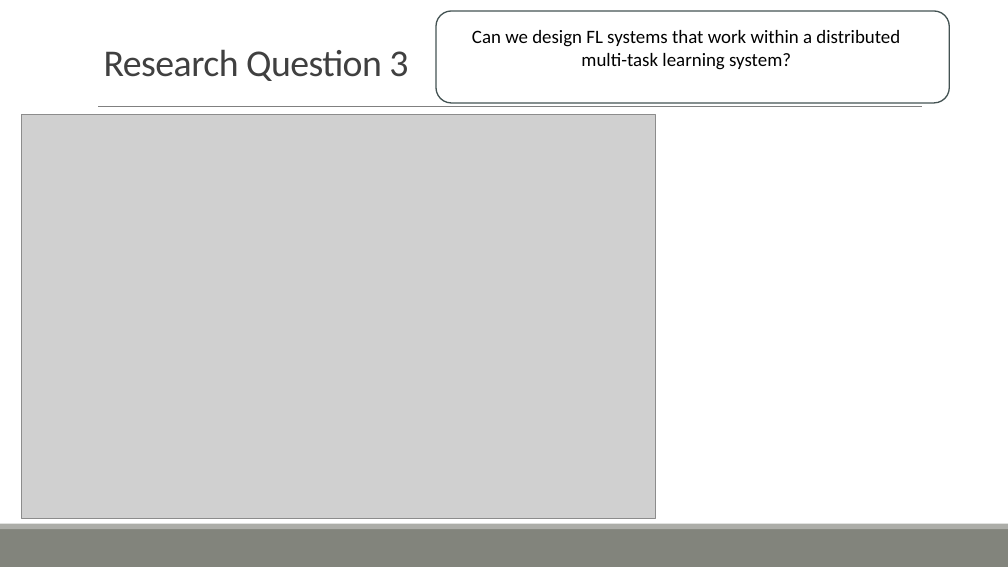
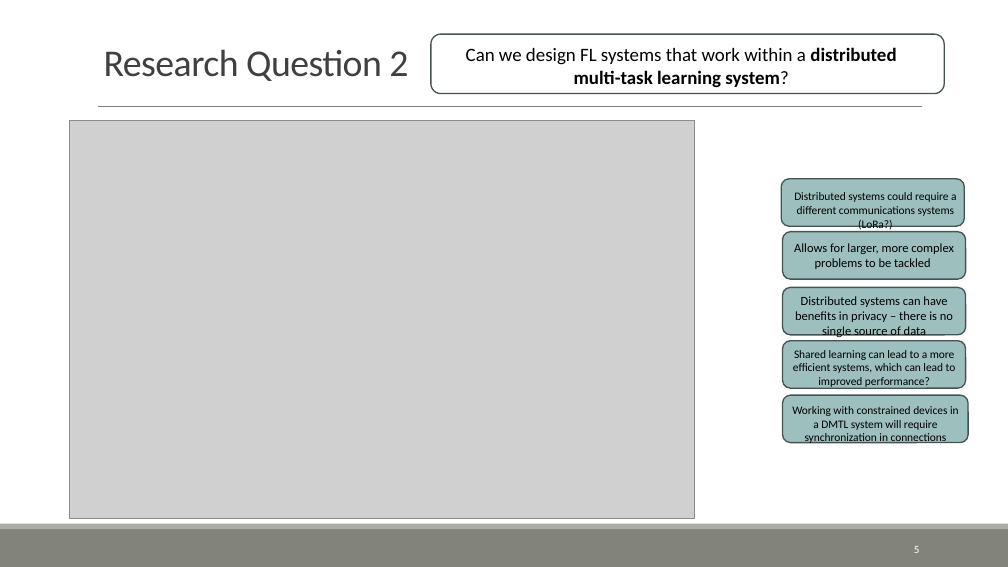
Before and after one commit to ofithcheallaigh/phd, a slide deck: slide 5 of Presentations/Supervisor Meetings/2024/20240301.pptx (slide 6 before the commit). Drawn at 1008x567 pixels with LibreOffice and Linux fonts; fonts in the diff are those of the drawing; grey boxes stand for pictures. Boxes give left, top, right and bottom in pixels: in the first picture for what was removed or moved away, otherwise in the second. Text is boxed around its words. In the diff, an @@ line names an element or a change of style, - is before the commit and + after.

Commit message:
Updating presentation with new format and questions

```diff
--- a/Presentations/Supervisor Meetings/2024/20240301.pptx
+++ b/Presentations/Supervisor Meetings/2024/20240301.pptx
@@ text at (104,49,408,81): text changed @@
-Research Question 3
+Research Question 2
@@ rounded rectangle: place and size @@
-rounded rectangle at (436,11,950,104)
+rounded rectangle at (431,34,944,94)
@@ text "Can we design FL systems ...": place and size @@
-text "Can we design FL systems ..." at (472,30,900,70)
+text "Can we design FL systems ..." at (466,47,896,88)
@@ text "Can we design FL systems ..." at (466,47,896,88): bold on in "distributed multi-task learning system?" @@
@@ picture: place and size @@
-picture at (21,115,656,519)
+picture at (70,120,695,519)
@@ rounded rectangle added at (781,178,964,226), fill #9DBFBE, outline #455453 1.25 pt @@
@@ text added at (794,192,956,231), 10.8 pt, text #000000 @@
+Distributed systems could require a different communications systems (LoRa?)
@@ rounded rectangle added at (783,231,966,279), fill #9DBFBE, outline #455453 1.25 pt @@
@@ text added at (794,243,954,269), 11.9 pt, text #000000 @@
+Allows for larger, more complex problems to be tackled
@@ rounded rectangle added at (783,287,966,335), fill #9DBFBE, outline #455453 1.25 pt @@
@@ text added at (795,296,953,339), 11.9 pt, text #000000 @@
+Distributed systems can have benefits in privacy – there is no single source of data
@@ rounded rectangle added at (783,341,966,389), fill #9DBFBE, outline #455453 1.25 pt @@
@@ text added at (793,350,956,389), 10.8 pt, text #000000 @@
+Shared learning can lead to a more efficient systems, which can lead to improved performance?
@@ rounded rectangle added at (783,395,968,443), fill #9DBFBE, outline #455453 1.25 pt @@
@@ text added at (792,406,959,445), 10.8 pt, text #000000 @@
+Working with constrained devices in a DMTL system will require synchronization in connections
@@ page number added at (914,546,920,553), 10.5 pt, text #FFFFFF @@
+5
```
Also in this commit, not shown: 3 other slides changed, 5 slides added, 3 slides removed.
